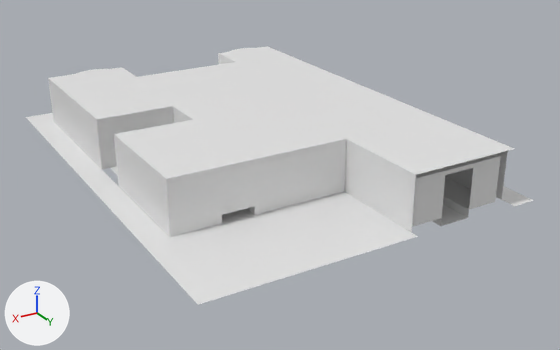
The Blender file Assets/Models/Environments/Mansion.blend, before and after one commit.
Both versions are drawn from a 50 mm camera at (91.7, 205.5, 74.9) aimed at (-3.0, 47.8, -4.0). Every picture has the same lights, and +X, +Y and +Z are marked at lower left.

Before the edit, the objects in view are built like this:
```python
me_grid = bpy.data.meshes.new('Grid')
me_grid.from_pydata(...)  # 8187 vertices, 8104 faces; spans x -34.0..38.0, y -14.0..96.0, z -8.0..13.1
me_grid.materials.append(mat_woodfloor)  # white #e7e7e7
me_grid.materials.append(mat_tilefloor)  # white #e7e7e7
me_grid.materials.append(mat_carpetfloor)  # white #e7e7e7
me_grid.materials.append(mat_concretefloor)  # white #e7e7e7
me_grid.materials.append(mat_plasterwall)  # white #e7e7e7
me_grid.materials.append(mat_woodwall)  # white #e7e7e7
me_grid.materials.append(mat_tilewall)  # white #e7e7e7
me_grid.materials.append(mat_concretewall)  # white #e7e7e7
me_grid.materials.append(mat_stairs)  # white #e7e7e7
me_grid.materials.append(mat_pooltile)  # white #e7e7e7
me_grid.materials.append(mat_ceiling)  # white #e7e7e7
me_grid.materials.append(mat_exterior)  # white #e7e7e7
me_grid.materials.append(mat_exteriorfloor)  # white #e7e7e7
me_grid.materials.append(mat_window)  # white #e7e7e7
me_plane = bpy.data.meshes.new('Plane')
me_plane.from_pydata(...)  # 963 vertices, 784 faces; spans x -40.0..44.0, y -20.0..98.0, z 0.0
me_plane.materials.append(mat_snow)  # white #e7e7e7
ob_house = bpy.data.objects.new('House', me_grid)
ob_house.location = (0.0, 0.0, 0.0)
ob_landscape = bpy.data.objects.new('Landscape', me_plane)
ob_landscape.location = (0.0, 0.0, 0.0)
```
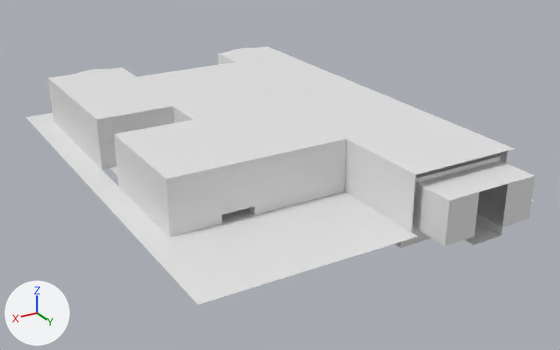
What changed in the scene script:
```text
Change me_grid:
    used by ob_house; location = (0.0, 0.0, 0.0)
    remove me_grid.from_pydata(...)  # 8187 vertices, 8104 faces; spans x -34.0..38.0, y -14.0..96.0, z -8.0..13.1
    add me_grid.from_pydata(...)  # 8360 vertices, 8278 faces; spans x -34.0..38.0, y -14.0..104.0, z -10.0..13.1
    me_grid part 1: 122 vertices moved from x -30.0..-10.0, y 56.0..94.0, z -8.0..8.0 to x -32.0..-8.0, y 56.0..96.0, z -10.0..10.1; 52 vertices removed from x -30.0..-10.0, y 48.0..94.0, z -8.0..8.0; 225 vertices added at x -32.0..-8.0, y 48.0..104.0, z -10.0..10.1
```

Boxes (x1, y1, x2, y2) around the edits, measured in the pictures (560 x 350 px; the box of a moved part takes in the faces that stretch with it):
'House', reshaped: before (48, 46, 514, 237); after (48, 46, 535, 248)
part 1 of me_grid, moved or reshaped: before (413, 161, 500, 226); after (395, 161, 535, 248)
